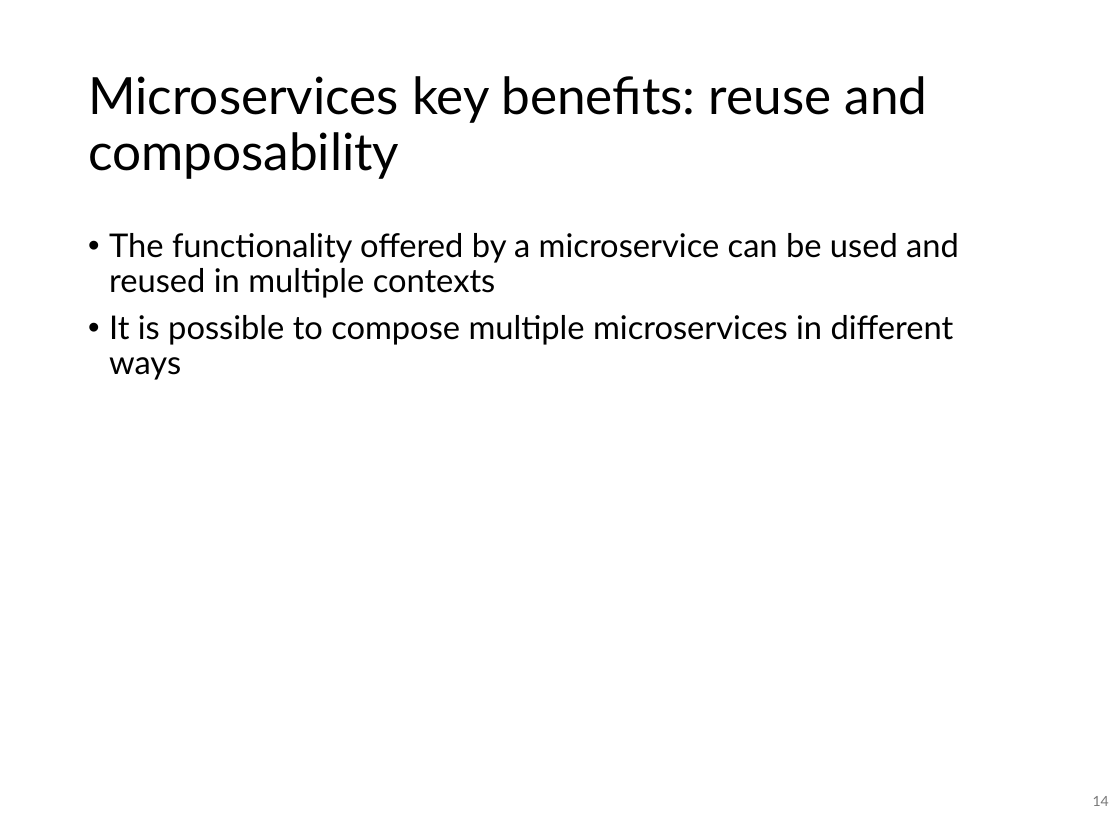
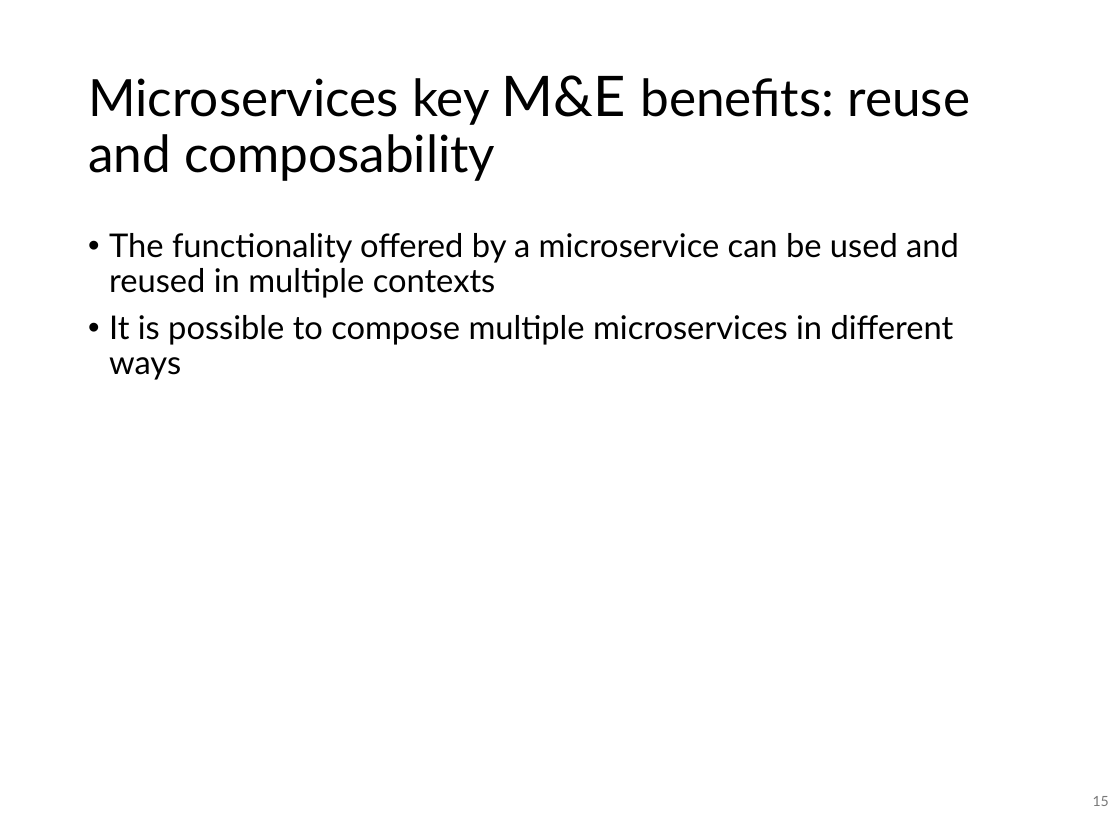
Before and after one commit to SannioEvolution/Material, a slide deck: slide 15 of 20 - Orchestration and AIOps.pptx (slide 14 before the commit). Drawn at 1120x840 pixels with LibreOffice and Linux fonts; fonts in the diff are those of the drawing. Boxes give left, top, right and bottom in pixels: in the first picture for what was removed or moved away, otherwise in the second. Text is boxed around its words. In the diff, an @@ line names an element or a change of style, - is before the commit and + after.

```diff
--- a/20 - Orchestration and AIOps.pptx
+++ b/20 - Orchestration and AIOps.pptx
@@ title at box(88, 75, 971, 181): text changed @@
-Microservices key benefits: reuse and composability
+Microservices key M&E benefits: reuse and composability
@@ page number at box(1093, 796, 1109, 806): text changed @@
-14
+15
```
Also in this commit, not shown: 12 other slides changed, 6 slides added, 1 slide removed, 1 other file.
